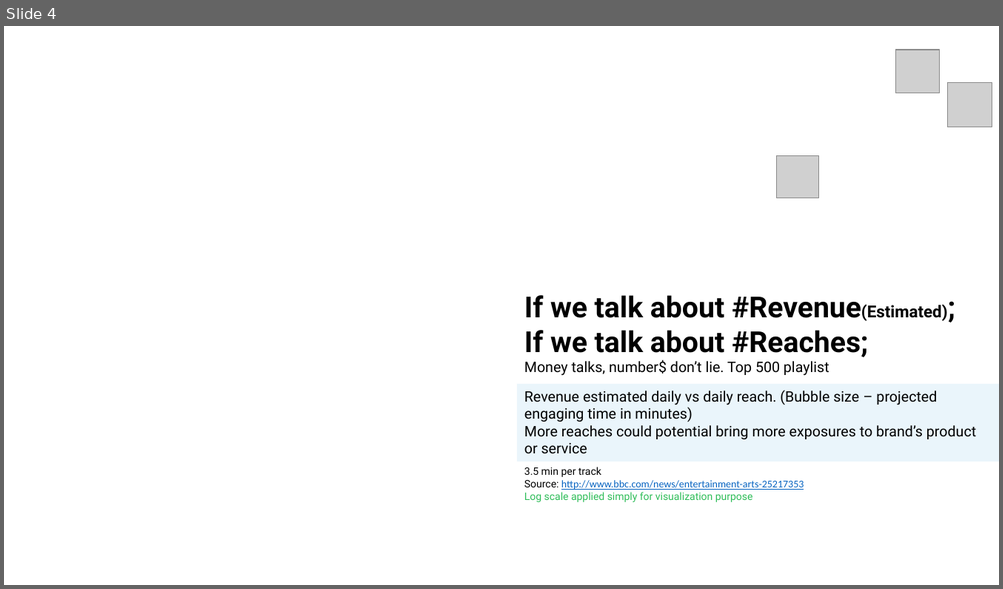
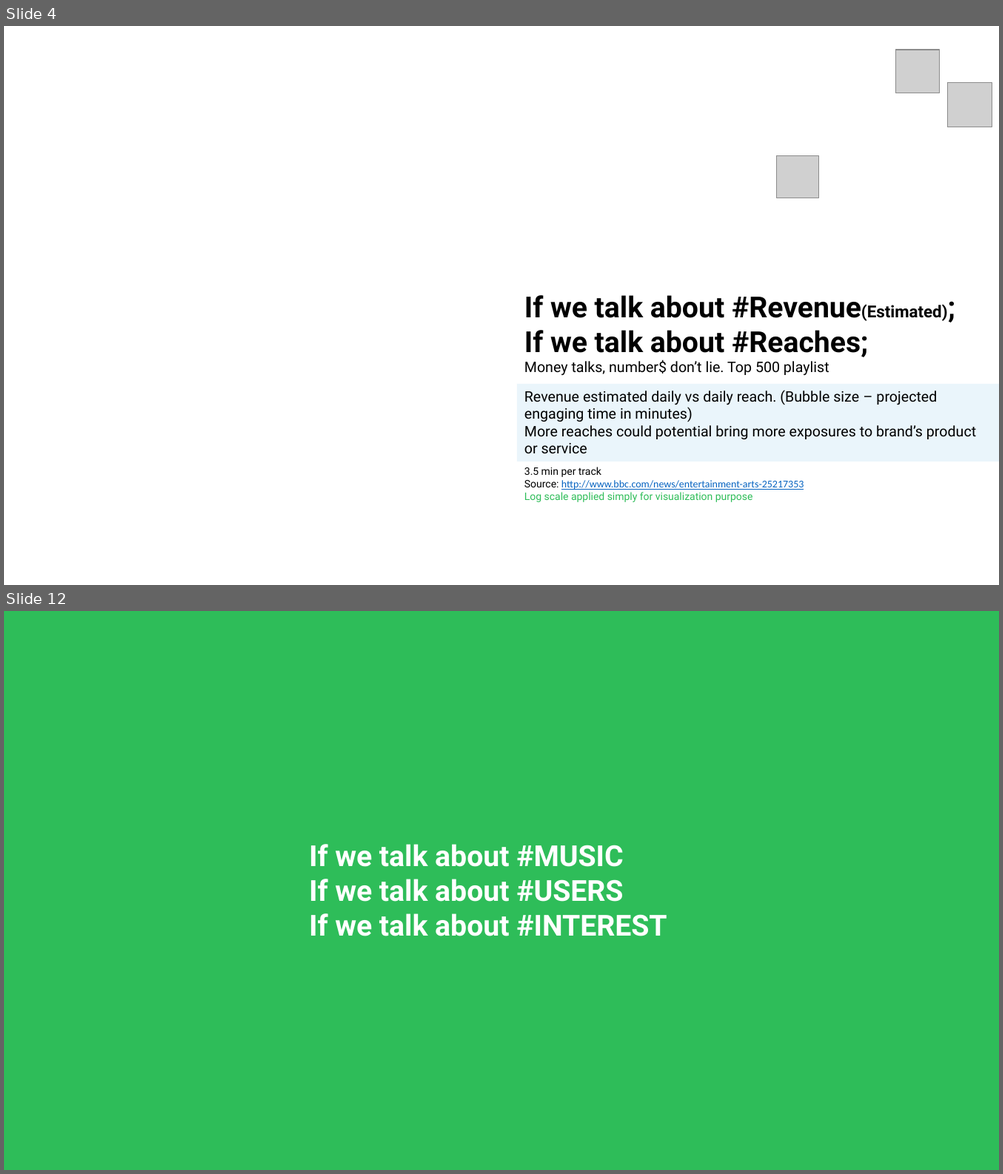
Before and after one commit to alonnir/playlist_summary_analysis, a slide deck: Presentation.pptx. Shown one above the other, each under a label of ours: slide 4 before the commit, slides 4 and 12 after it; the slides between them are not shown. The pictures are 1003x589 and 1003x1174 pixels, drawn with LibreOffice and Linux fonts; fonts in the diff are those of the drawing; grey boxes stand for pictures; background and template pictures are left out. Boxes give left, top, right and bottom in pixels: in the first picture for what was removed or moved away, otherwise in the second. Text is boxed around its words. In the diff, an @@ line names an element or a change of style, - is before the commit and + after.

```diff
--- a/Presentation.pptx
+++ b/Presentation.pptx
@@ slide 12 added at [4, 611, 999, 1170], background #2EBD59 @@
@@ text added at [309, 844, 666, 937], 28 pt, text #FFFFFF, bold @@
+If we talk about #MUSIC
+If we talk about #USERS
+If we talk about #INTEREST
```
Also in this commit, not shown: 4 slides changed, 9 other slides added, 34 other files.
